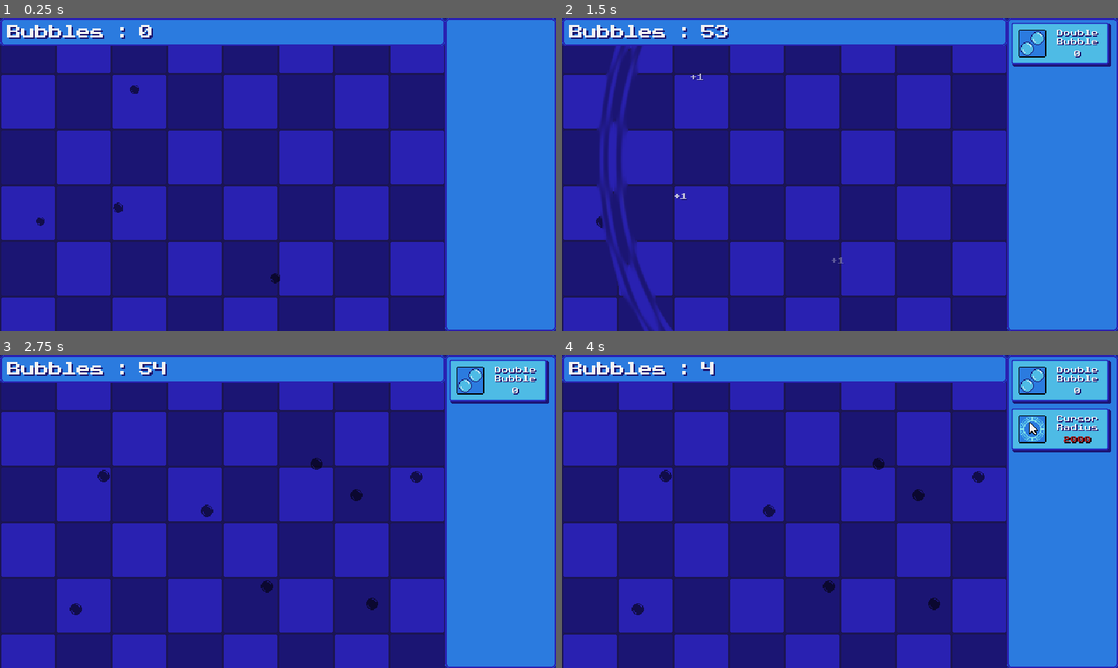
Above: before the commit, frames 1-4 (two rows, left to right).
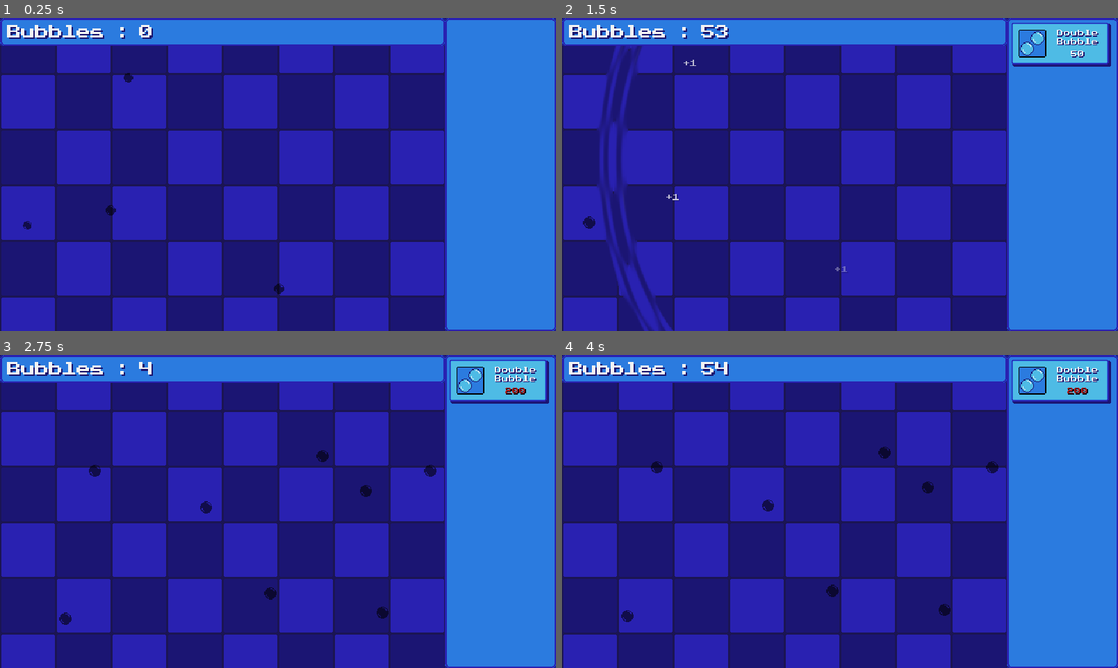
Above: after the commit, the same moments.

Repository: w00tyd00d/bubble-popper
Game: Godot game, scene res://prefabs/main.tscn
The game is run twice, just before and just after one commit, with the same random seed, the same clock (stepped at 60 frames per second) and the same inputs.
Inputs (mouse positions are in pixels of both pictures, inside the frame that each line leads up to; where the layout moved, square brackets give the same spot in the first picture):
- Up to frame 1 (0.25 s): no input
- Up to frame 2 (1.5 s): tap Enter at 0.5 s; move the mouse to (962, 158) at 0.52 s; hold D 0.53-1.28 s; hold Right mouse button (k_right_click) 0.53-1.28 s; click (962, 158) at 0.67 s; move the mouse to (728, 190) at 1.27 s; hold S from 1.28 s (still down); tap Space (k_space) at 1.35 s; click (728, 190) at 1.42 s
- Up to frame 3 (2.75 s): release S at 2 s; click (500, 383) at 2 s
- Up to frame 4 (4 s): tap Space (k_space) at 2.75 s; move the mouse to (895, 442) at 2.77 s; hold D 2.78-3.5 s; hold E 2.78-3.5 s; click (895, 442) at 2.92 s; click (1062, 383) [1062, 430] at 3.5 s

The runs differ from the first frame. In frame 1, 0.3% of the frame differs, in the area x 4-52%, y 17-89%; in frame 2, 0.2%; in frame 3, 1.0%; in frame 4, 3.2%, in the area x 10-99%, y 2-86%.

Commit message:
Added Bubble drift

Diff:
--- a/prefabs/hud.tscn
+++ b/prefabs/hud.tscn
@@ -28,10 +28,10 @@
 script = ExtResource("1_73jnp")
 
 [node name="BubbleArea" type="ReferenceRect" parent="."]
-offset_left = 32.0
-offset_top = 64.0
-offset_right = 480.0
-offset_bottom = 328.0
+offset_left = 16.0
+offset_top = 48.0
+offset_right = 496.0
+offset_bottom = 344.0
 mouse_filter = 1
 
 [node name="BorderTop" type="NinePatchRect" parent="."]
@@ -124,14 +124,14 @@
 unique_name_in_owner = true
 visible = false
 layout_mode = 2
-id = 2
+id = 3
 level = -1
 
 [node name="ShopButton3" parent="BorderSide/MarginContainer/ScrollContainer/VBoxContainer" instance=ExtResource("3_448xx")]
 unique_name_in_owner = true
 visible = false
 layout_mode = 2
-id = 3
+id = 2
 level = -1
 
 [node name="ShopButton4" parent="BorderSide/MarginContainer/ScrollContainer/VBoxContainer" instance=ExtResource("3_448xx")]
--- /dev/null
+++ b/prefabs/main_screen.tscn
@@ -0,0 +1,16 @@
+[gd_scene format=3 uid="uid://t83jyc1uk0vw"]
+
+[node name="Control" type="Control"]
+layout_mode = 3
+anchors_preset = 15
+anchor_right = 1.0
+anchor_bottom = 1.0
+grow_horizontal = 2
+grow_vertical = 2
+
+[node name="ColorRect" type="ColorRect" parent="."]
+custom_minimum_size = Vector2(640, 360)
+layout_mode = 0
+offset_right = 40.0
+offset_bottom = 40.0
+color = Color(0.12549, 0.321569, 0.827451, 1)
--- a/scripts/bubble.gd
+++ b/scripts/bubble.gd
@@ -1,6 +1,7 @@
 class_name Bubble extends Node2D
 
 const RESPAWN_DURATION := 0.7
+const MOVEMENT_SPEED := 1.5
 
 const RAINBOW_DIVISOR : float = 250
 const RAINBOW_CHANCE : Array[float] = [
@@ -19,12 +20,20 @@
 var container : BubbleContainer :
     get: return get_parent()
 
+var time : int :
+    get: return Time.get_ticks_msec()
+
 var bubble_value : int :
     get: return 2 ** GameState.bubble_value_level
 
 var explosion_resistant := false
 
+var _anchor_position : Vector2
 var _text_reset_position : Vector2
+
+var _moving := false
+var _move_direction := true
+var _move_tween : Tween
 
 @onready var sprite := $Sprite2D as Sprite2D
 @onready var area := $Area2D as Area2D
@@ -36,10 +45,21 @@
         collect()
     )
 
+    _anchor_position = position
     _text_reset_position = value_label.position
 
 
+func _process(_delta: float) -> void:
+    if area.shape.disabled or _moving: return
+
+    drift()
+
 func collect() -> void:
+    if _move_tween and _move_tween.is_running():
+        _move_tween.kill()
+
+    _moving = true
+
     if container.current_rainbow == self:
         container.collect_rainbow()
 
@@ -54,6 +74,7 @@
 
 func find_new_position() -> void:
     position = world.get_random_position()
+    _anchor_position = position
 
 
 func appear() -> void:
@@ -68,7 +89,28 @@
 
     var tween := create_tween()
     tween.tween_property(self, "scale", Vector2(1,1), 0.3)
-    tween.tween_callback(func(): area.enable())
+    tween.tween_callback(func():
+        area.enable()
+        _moving = false
+    )
+
+
+func drift() -> void:
+    _moving = true
+
+    var offset := Vector2(0, -4) if _move_direction else Vector2(0, 4)
+    var dest := _anchor_position + offset
+
+    _move_tween = create_tween()
+    _move_tween.set_trans(Tween.TransitionType.TRANS_QUAD)
+    _move_tween.set_ease(Tween.EaseType.EASE_IN_OUT)
+
+    _move_tween.tween_property(self, "position", dest, MOVEMENT_SPEED)
+    _move_tween.tween_interval(MOVEMENT_SPEED)
+    _move_tween.tween_callback(func():
+        _move_direction = not _move_direction
+        _moving = false
+    )
 
 
 func set_rainbow(val: bool) -> void:
--- a/scripts/game_state.gd
+++ b/scripts/game_state.gd
@@ -57,8 +57,8 @@
 
 func _check_for_bubble_count_unlocks() -> void:
     _check_bubble_threshold(ShopButton.Id.DOUBLE_BUBBLE, 50)
-    _check_bubble_threshold(ShopButton.Id.CURSOR_RADIUS, 100)
-    _check_bubble_threshold(ShopButton.Id.BUBBLE_VALUE, 250)
+    _check_bubble_threshold(ShopButton.Id.BUBBLE_VALUE, 100)
+    _check_bubble_threshold(ShopButton.Id.CURSOR_RADIUS, 150)
     _check_bubble_threshold(ShopButton.Id.RAINBOW_BUBBLE, 1000)
 
 
--- a/scripts/shop_button.gd
+++ b/scripts/shop_button.gd
@@ -74,7 +74,7 @@
     show()
     level += lvl_up
     var _cost := get_cost()
-    cost_label.set_string("MAX" if _cost == -1 else str(_cost))
+    cost_label.set_string("MAX" if _cost == -1 else Util.truncate_by_million(_cost))
 
 
 func _check_if_affordable() -> void:
--- a/scripts/shop_button_data.gd
+++ b/scripts/shop_button_data.gd
@@ -15,31 +15,30 @@
     ShopButton.Id.DOUBLE_BUBBLE: {
         "label": "Double\nBubble",
         "icon": preload("uid://b862iwu6uxj50"),
-        # "costs": [50, 500, 5000],
-        "costs": [0, 0, 0, 0, 0, 0, 0, 0],
+        "costs": [50, 200, 1000, 5000, 25000, 150000, 500000, 3000000],
 
         "callback": (func():
         GameState.double_bubble_pressed.emit()
         )
     },
 
+    ShopButton.Id.BUBBLE_VALUE: {
+        "label": "Bubble\nValue",
+        "icon": preload("uid://dovs4o8dwvyk3"),
+        "costs": [100, 400, 2000, 10000, 50000, 200000, 1000000, 5000000, 25000000, 100000000],
+
+        "callback": (func():
+        GameState.bubble_value_pressed.emit()
+        )
+    },
+
     ShopButton.Id.CURSOR_RADIUS: {
         "label": "Cursor\nRadius",
         "icon": preload("uid://bqh3l3xiv2lxj"),
-        "costs": [100, 2000, 40000],
+        "costs": [150, 2000, 40000],
 
         "callback": (func():
         GameState.cursor_radius_pressed.emit()
-        )
-    },
-
-    ShopButton.Id.BUBBLE_VALUE: {
-        "label": "Bubble\nValue",
-        "icon": preload("uid://dovs4o8dwvyk3"),
-        "costs": [250, 500, 2000, 10000],
-
-        "callback": (func():
-        GameState.bubble_value_pressed.emit()
         )
     },
 
--- a/scripts/util.gd
+++ b/scripts/util.gd
@@ -114,3 +114,12 @@
             res = "," + res
 
     return res
+
+
+func truncate_by_million(num: int) -> String:
+    var numstr := str(num)
+
+    if numstr.length() <= 6:
+        return numstr
+
+    return numstr.left(-6) + "M"
